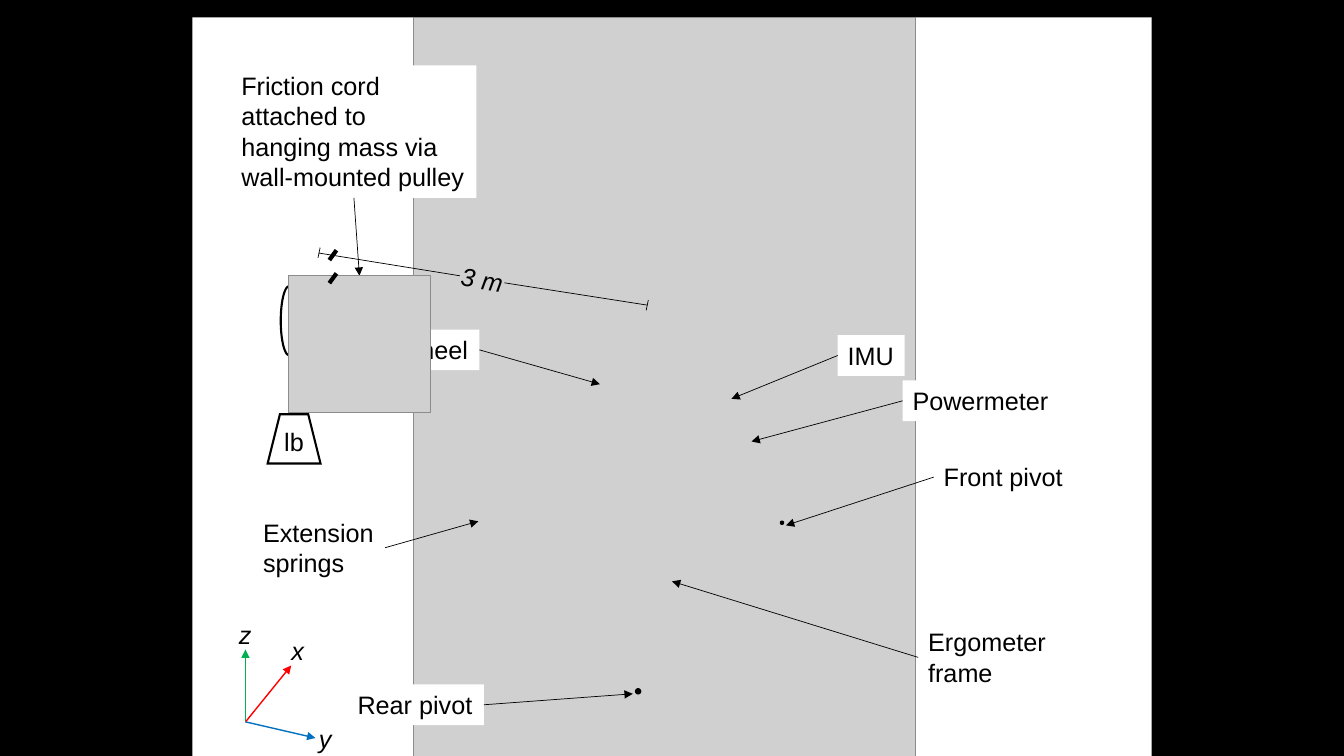
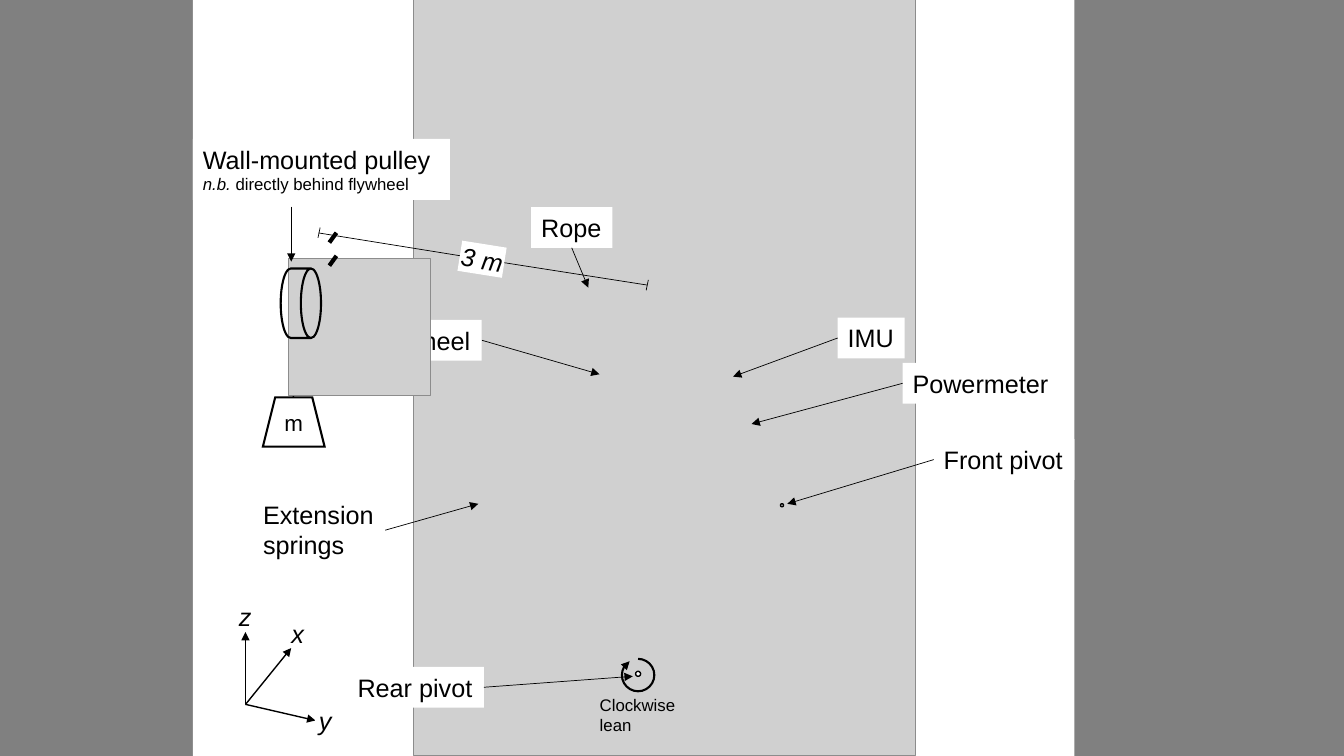
Before and after one commit to ross-wilkinson/rock-no-rock, a slide deck: slide 1 of docs/fig_setup_labelled.pptx. Drawn at 1344x756 pixels with LibreOffice and Linux fonts; fonts in the diff are those of the drawing; grey boxes stand for pictures. Boxes give left, top, right and bottom in pixels: in the first picture for what was removed or moved away, otherwise in the second. Text is boxed around its words. In the diff, an @@ line names an element or a change of style, - is before the commit and + after.

```diff
--- a/docs/fig_setup_labelled.pptx
+++ b/docs/fig_setup_labelled.pptx
@@ background #000000 to #808080 @@
@@ rectangle: place and size @@
-rectangle at [193, 17, 1152, 756]
+rectangle at [193, 0, 1074, 756]
@@ rectangle removed at [232, 66, 477, 198] @@
-Friction cord
-attached to
-hanging mass via
-wall-mounted pulley
@@ cylinder: place and size @@
-cylinder at [281, 286, 315, 355]
+cylinder at [281, 269, 321, 338]
@@ arrow moved from (354, 198) - (360, 276) to (572, 248) - (589, 287) @@
@@ rectangle "Flywheel": place and size @@
-rectangle "Flywheel" at [359, 330, 480, 370]
+rectangle "Flywheel" at [361, 320, 482, 360]
@@ arrow moved from (480, 350) - (600, 384) to (482, 341) - (600, 374) @@
@@ arrow moved from (838, 356) - (732, 399) to (838, 338) - (733, 377) @@
@@ fill none to #FFFFFF in 3 elements at [458, 241, 507, 278], [289, 262, 431, 397], [263, 397, 325, 447] @@
@@ trapezoid: place and size @@
-trapezoid at [268, 414, 321, 464]
+trapezoid at [263, 397, 325, 447]
@@ text at [284, 419, 303, 431]: text changed; size 18 to 16 pt @@
-lb
+m
@@ arrow moved from (934, 477) - (786, 525) to (934, 460) - (787, 504) @@
@@ ellipse at [780, 504, 783, 507]: fill #000000 to #FFFFFF @@
@@ arrow removed from (919, 657) to (673, 582) @@
@@ 6 texts, 5 arrows, 2 lines, 1 picture, 1 freeform shape, 1 ellipse: place and size @@
-6 texts, 5 arrows, 2 lines, 1 picture, 1 freeform shape, 1 ellipse at [239, 17, 1062, 756]
+6 texts, 5 arrows, 2 lines, 1 picture, 1 freeform shape, 1 ellipse at [239, 0, 1062, 756]
@@ arrow (246, 704) - (291, 648): stroke #FF0000 1 pt to #000000 1 pt @@
@@ arrow (246, 704) - (246, 632): stroke #00B050 1 pt to #000000 1 pt @@
@@ text removed at [928, 633, 1046, 683] @@
-Ergometer
-frame
@@ 4 lines, 3 rectangles, 1 picture, 1 arrow, 1 ellipse: place and size @@
-4 lines, 3 rectangles, 1 picture, 1 arrow, 1 ellipse at [288, 248, 904, 725]
+4 lines, 3 rectangles, 1 picture, 1 arrow, 1 ellipse at [288, 228, 904, 708]
@@ ellipse at [636, 671, 641, 677]: fill #000000 to #FFFFFF @@
@@ arrow (245, 705) - (316, 721): stroke #0070C0 1 pt to #000000 1 pt @@
@@ group added at [193, 139, 675, 731]: 2 rectangles, 1 arrow, 1 arc (boxed as its full ellipse), 1 text @@
+Rope
+Wall-mounted pulley
+n.b. directly behind flywheel
+Clockwise
+lean
```
Also in this commit, not shown: 44 other files.
